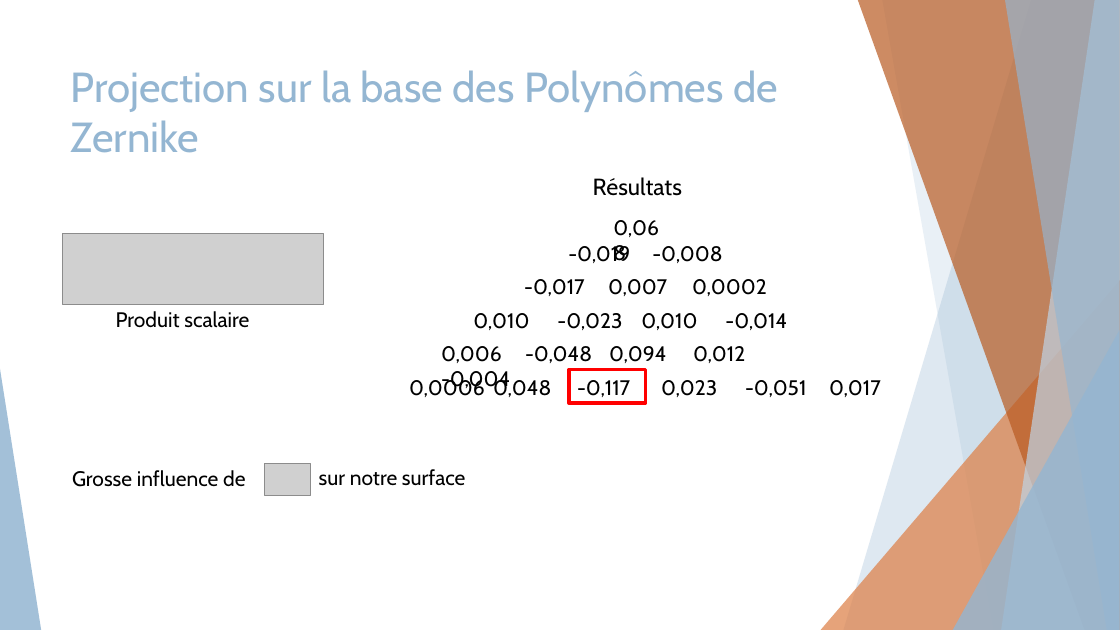
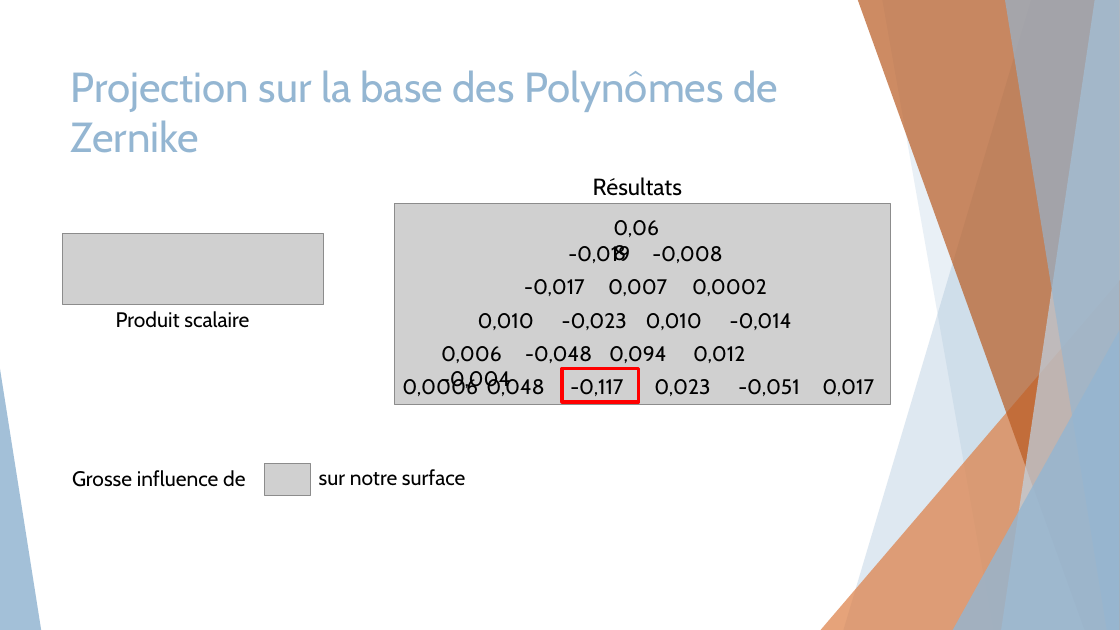
Before and after one commit to Lucas-brb/TIPE-2022, a slide deck: slide 19 of Présentation/Mesure des défauts de l'oeil v2.pptx (slide 18 before the commit). Drawn at 1120x630 pixels with LibreOffice and Linux fonts; fonts in the diff are those of the drawing; grey boxes stand for pictures. Boxes give left, top, right and bottom in pixels: in the first picture for what was removed or moved away, otherwise in the second. Text is boxed around its words. In the diff, an @@ line names an element or a change of style, - is before the commit and + after.

```diff
--- a/Présentation/Mesure des défauts de l'oeil v2.pptx
+++ b/Présentation/Mesure des défauts de l'oeil v2.pptx
@@ picture added at bbox=[394, 203, 890, 404] @@
@@ text "0,010 -0,023 0,010 -0,014": place and size @@
-text "0,010 -0,023 0,010 -0,014" at bbox=[473, 313, 787, 330]
+text "0,010 -0,023 0,010 -0,014" at bbox=[478, 313, 792, 330]
@@ text "0,0006 0,048 -0,117 0,023 -0,051 ...": place and size @@
-text "0,0006 0,048 -0,117 0,023 -0,051 ..." at bbox=[409, 377, 881, 397]
+text "0,0006 0,048 -0,117 0,023 -0,051 ..." at bbox=[402, 376, 874, 396]
@@ rectangle: place and size @@
-rectangle at bbox=[569, 370, 645, 403]
+rectangle at bbox=[562, 369, 639, 402]
```
Also in this commit, not shown: 5 other slides changed, 3 slides added, 1 slide removed, 2 other files.
